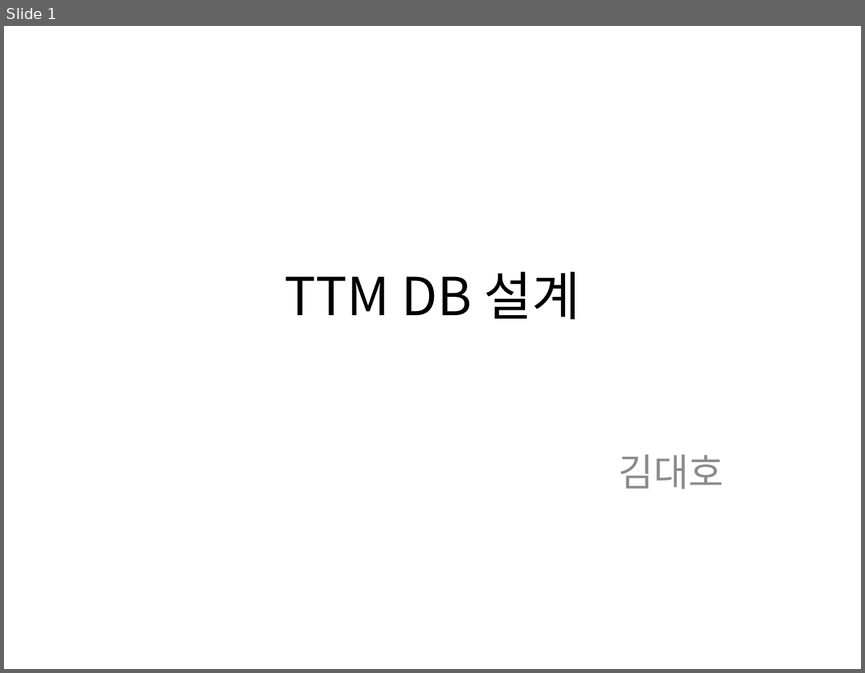
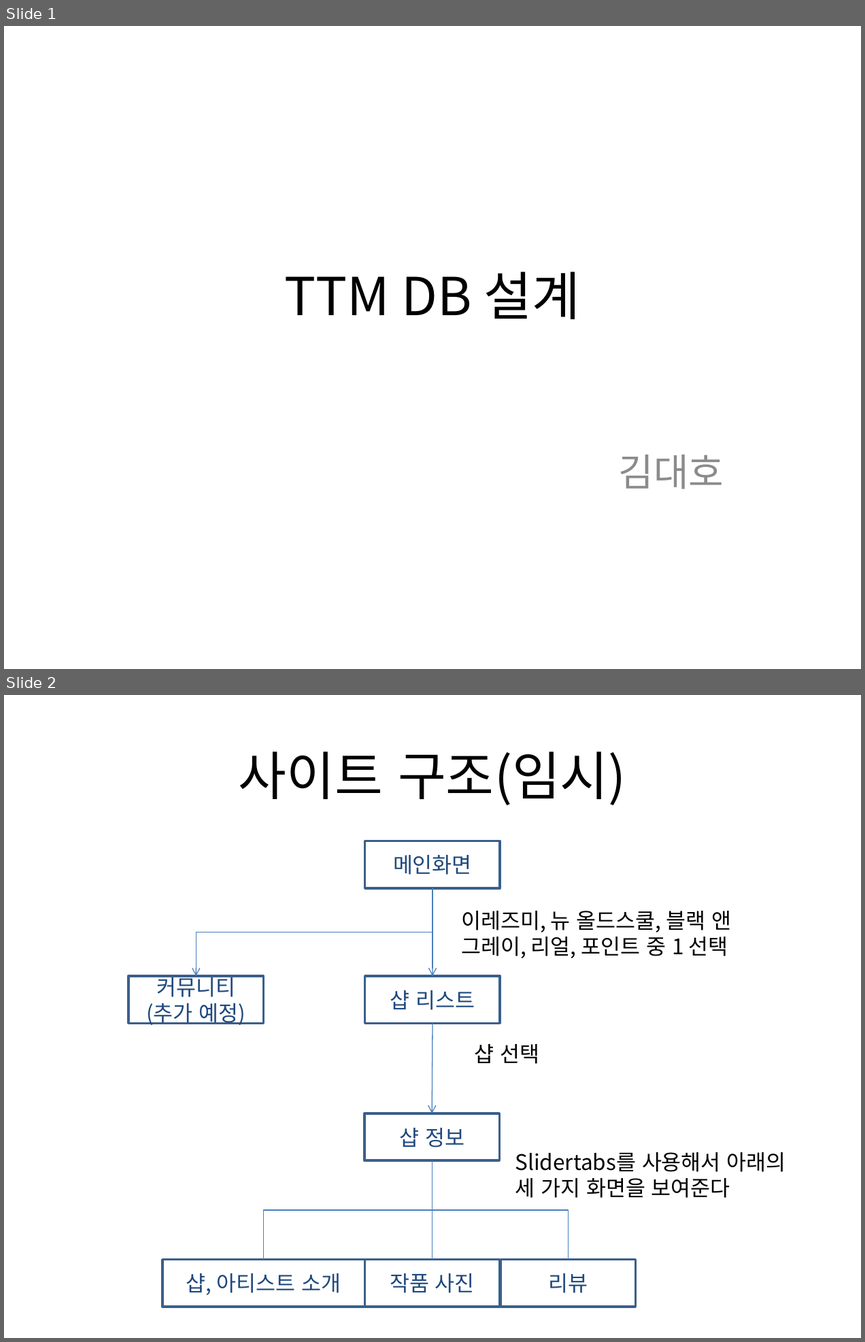
Before and after one commit to kurodari/ttm, a slide deck: docs/ttm DB설계.pptx. Shown one above the other, each under a label of ours: slide 1 before the commit, slides 1 and 2 after it. The pictures are 865x673 and 865x1342 pixels, drawn with LibreOffice and Linux fonts; fonts in the diff are those of the drawing. Boxes give left, top, right and bottom in pixels: in the first picture for what was removed or moved away, otherwise in the second. Text is boxed around its words. In the diff, an @@ line names an element or a change of style, - is before the commit and + after.

Commit message:
메인화면 DB 테이블 설계

```diff
--- a/docs/ttm DB설계.pptx
+++ b/docs/ttm DB설계.pptx
@@ slide 2 added at box(4, 695, 861, 1338), background #FFFFFF @@
@@ title added at box(239, 751, 626, 805), 44 pt, text #000000 @@
+사이트 구조(임시)
@@ rectangle added at box(364, 841, 499, 888), outline #3A5F8C 2 pt, 18 pt, text #1F497D @@
+메인화면
@@ elbow arrow added from (432, 888) to (196, 976), #4B7EBC 0.75 pt @@
@@ arrow added from (432, 888) to (432, 976), #4B7EBC 0.75 pt @@
@@ text added at box(461, 911, 731, 958), 18 pt, text #000000 @@
+이레즈미, 뉴 올드스쿨, 블랙 앤 그레이, 리얼, 포인트 중 1 선택
@@ rectangle added at box(128, 976, 263, 1023), outline #3A5F8C 2 pt, 18 pt, text #1F497D @@
+커뮤니티
+(추가 예정)
@@ rectangle added at box(364, 976, 499, 1023), outline #3A5F8C 2 pt, 18 pt, text #1F497D @@
+샵 리스트
@@ arrow added from (432, 1023) to (432, 1113), #4B7EBC 0.75 pt @@
@@ text added at box(474, 1044, 539, 1064), 18 pt, text #000000 @@
+샵 선택
@@ rectangle added at box(364, 1113, 499, 1160), outline #3A5F8C 2 pt, 18 pt, text #1F497D @@
+샵 정보
@@ elbow line added from (432, 1160) to (264, 1259), #4B7EBC 0.75 pt @@
@@ elbow line added from (432, 1160) to (432, 1259), #4B7EBC 0.75 pt @@
@@ elbow line added from (432, 1160) to (568, 1259), #4B7EBC 0.75 pt @@
@@ text added at box(515, 1152, 786, 1198), 18 pt, text #000000 @@
+Slidertabs를 사용해서 아래의
+세 가지 화면을 보여준다
@@ rectangle added at box(162, 1259, 364, 1306), outline #3A5F8C 2 pt, 18 pt, text #1F497D @@
+샵, 아티스트 소개
@@ rectangle added at box(364, 1259, 499, 1306), outline #3A5F8C 2 pt, 18 pt, text #1F497D @@
+작품 사진
@@ rectangle added at box(500, 1259, 634, 1306), outline #3A5F8C 2 pt, 18 pt, text #1F497D @@
+리뷰
```
Also in this commit, not shown: 5 other slides added, 1 slide removed.
